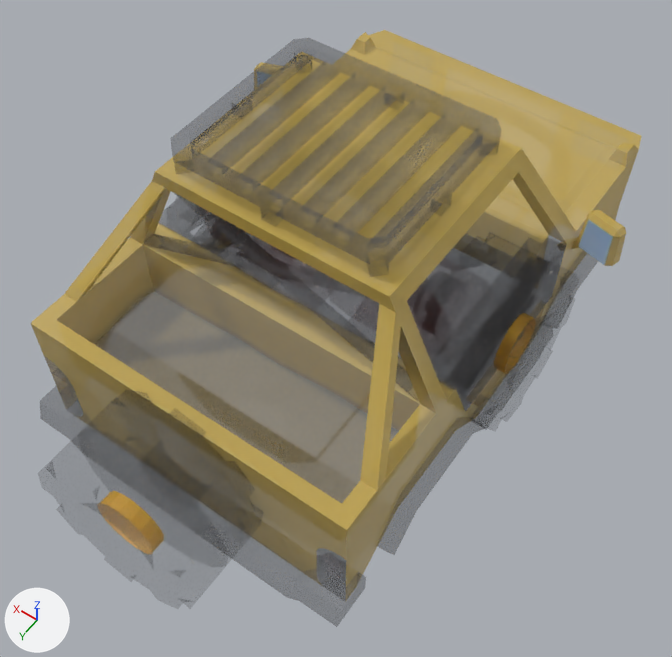
The glTF model cool-cv/assets/car.glb, before and after one commit.
Rendered twice from a 50 mm camera at (-1.2, 1.86, 2.47) aimed at (-0.05, 0.24, -0.08). Every picture has the same lights, and +X, +Y and +Z are marked at lower left. The first picture is the older version.

In view in the first picture: 'tire_LF', 'タイヤ後ろ', 'ミラー', '車体'.
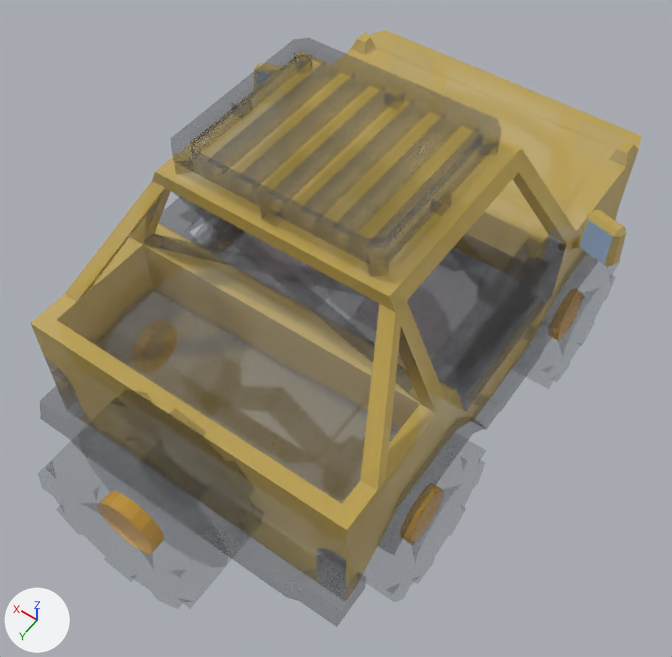
Boxes (x1, y1, x2, y2) around the edits, measured in the pictures (672 x 657 px):
'tire_LF', moved: before (177, 211, 553, 374); after (132, 320, 473, 544)
'tire_RB', moved (not visible before): after (548, 288, 583, 341)

The edits, one by one:
Object 'tire_LF' (ob_tire_lf) moves from (0.0, 0.0, 0.0) to (0.0, 0.525, -0.378).
Object 'tire_RB' (ob_tire_rb) moves from (0.0, 0.0, 0.0) to (0.0, -0.527, -0.378).
